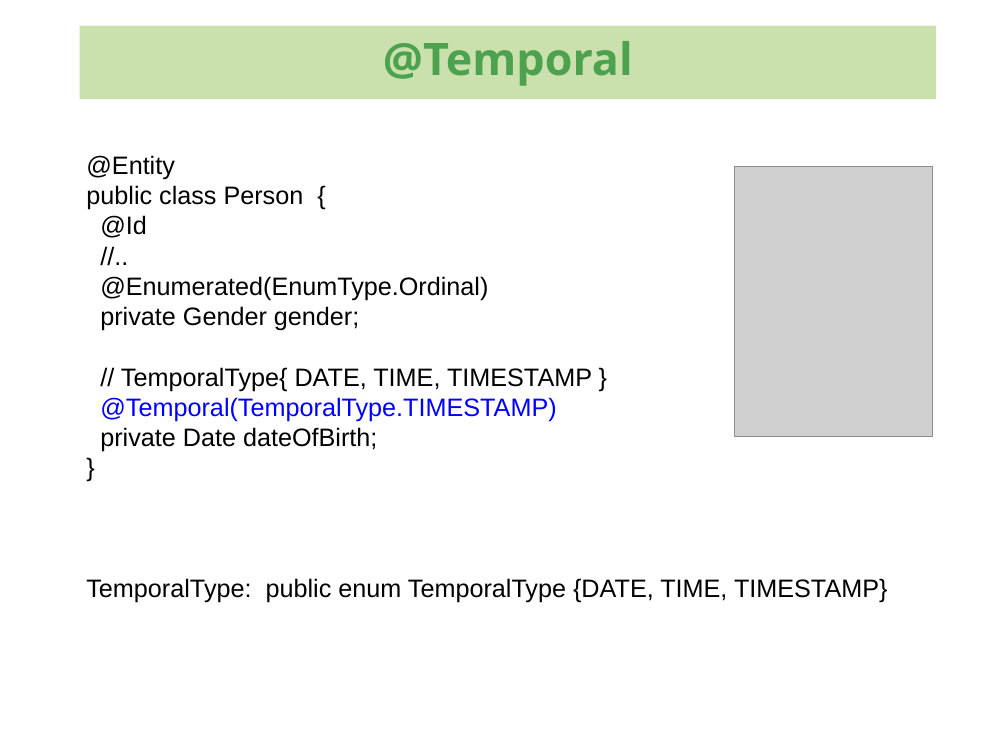
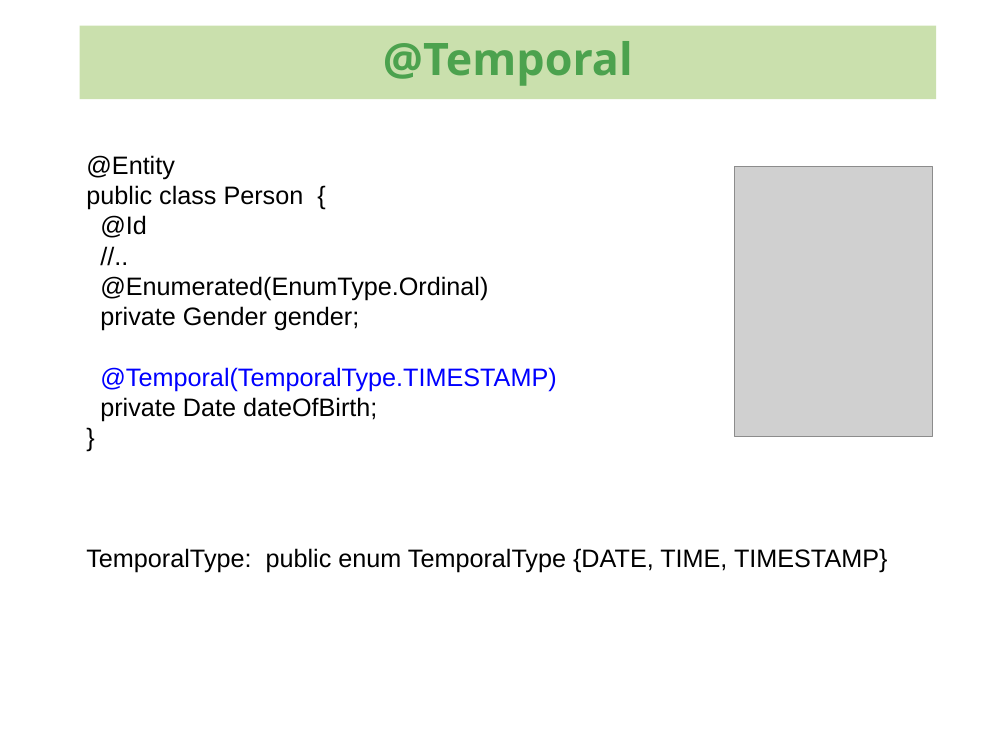
Before and after one commit to kenglxn/seam-maven-refimpl, a slide deck: slide 18 of sandbox/loo/jpa-continued/jpa-continued.odp. Drawn at 1008x756 pixels with LibreOffice and Linux fonts; fonts in the diff are those of the drawing; grey boxes stand for pictures; background and template pictures are left out. Boxes give left, top, right and bottom in pixels: in the first picture for what was removed or moved away, otherwise in the second. Text is boxed around its words. In the diff, an @@ line names an element or a change of style, - is before the commit and + after.

```diff
--- a/sandbox/loo/jpa-continued/jpa-continued.odp
+++ b/sandbox/loo/jpa-continued/jpa-continued.odp
@@ text at (121,367,592,391): paragraph removed @@
-// TemporalType{ DATE, TIME, TIMESTAMP }
```
Also in this commit, not shown: 7 other slides changed.
